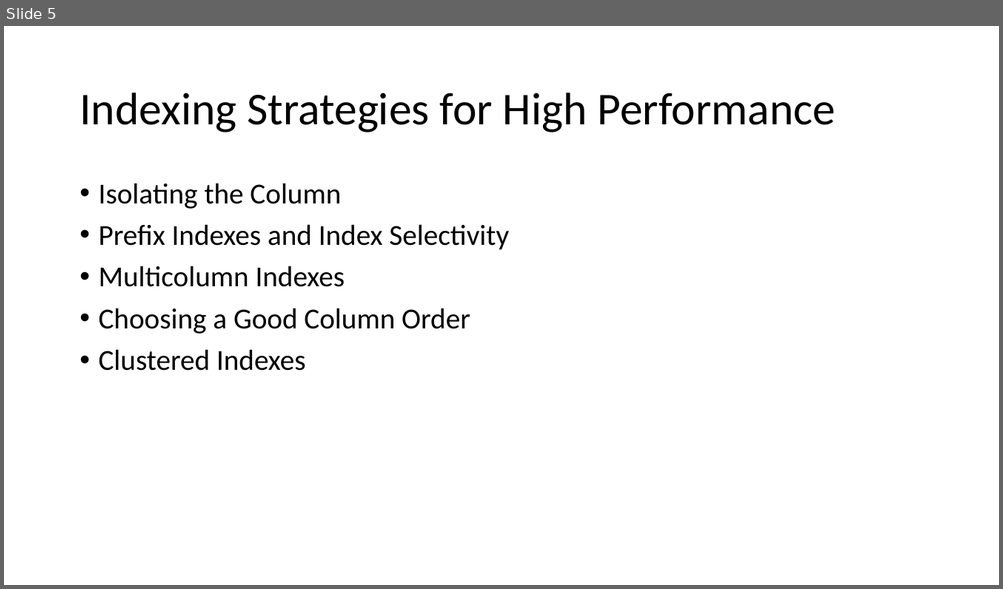
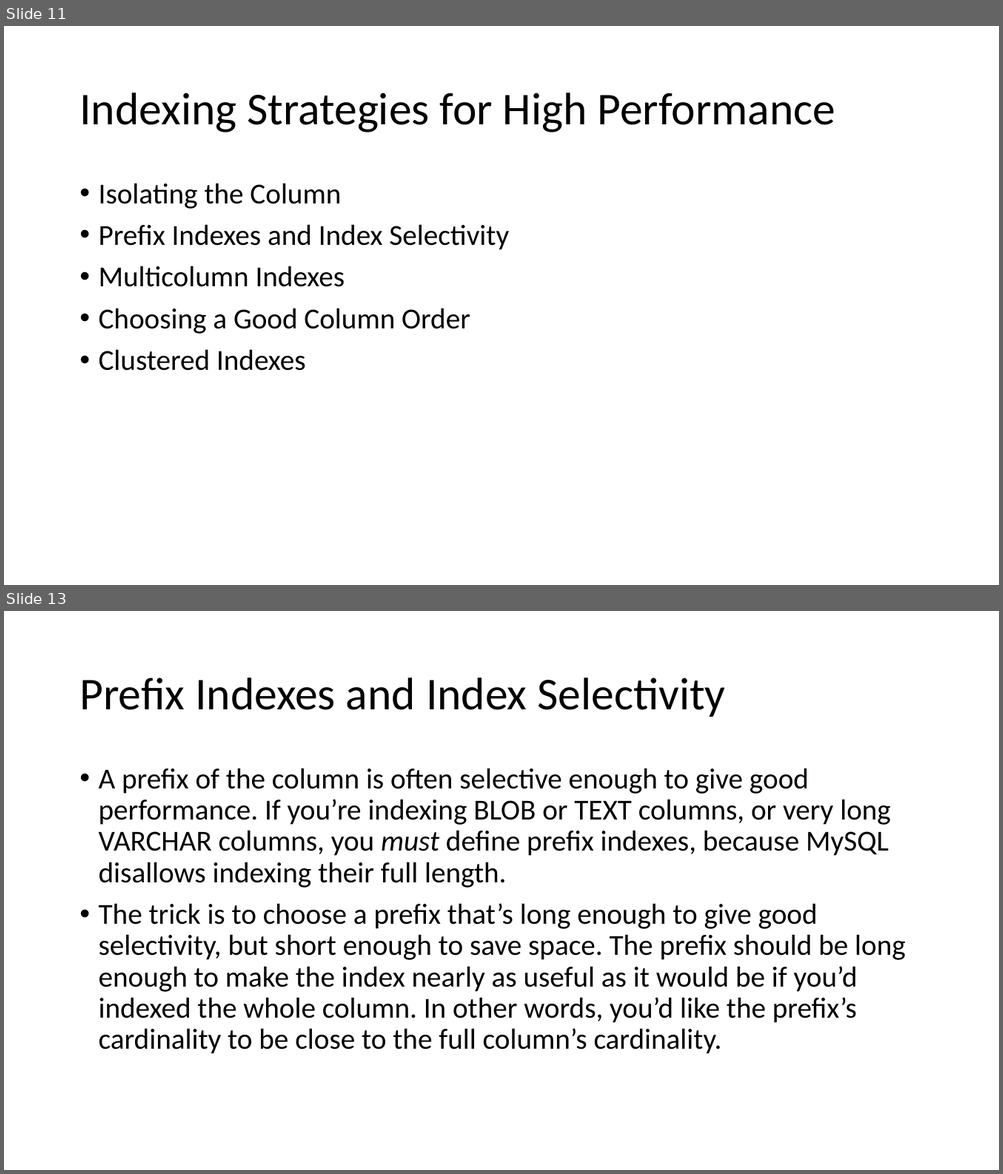
Before and after one commit to virh/case-study, a slide deck: vitess/MySQL Index & Orchestrator.pptx. Shown one above the other, each under a label of ours: slide 5 before the commit, slides 11 and 13 after it; the slides between them are not shown. The pictures are 1003x589 and 1003x1174 pixels, drawn with LibreOffice and Linux fonts; fonts in the diff are those of the drawing. Boxes give left, top, right and bottom in pixels: in the first picture for what was removed or moved away, otherwise in the second. Text is boxed around its words. In the diff, an @@ line names an element or a change of style, - is before the commit and + after.

```diff
--- a/vitess/MySQL Index & Orchestrator.pptx
+++ b/vitess/MySQL Index & Orchestrator.pptx
@@ slide 13 added at box(4, 611, 999, 1170), background #FFFFFF @@
@@ title added at box(79, 678, 726, 717), 44 pt, text #000000 @@
+Prefix Indexes and Index Selectivity
@@ text added at box(99, 768, 905, 1054), 28 pt, text #000000 @@
+• A prefix of the column is often selective enough to give good performance. If you’re indexing BLOB or TEXT columns, or very long VARCHAR columns, you must define prefix indexes, because MySQL disallows indexing their full length.
+• The trick is to choose a prefix that’s long enough to give good selectivity, but short enough to save space. The prefix should be long enough to make the index nearly as useful as it would be if you’d indexed the whole column. In other words, you’d like the prefix’s cardinality to be close to the full column’s cardinality.
@@ what was slide 5 is now slide 11 @@
```
Also in this commit, not shown: 1 slide changed, 11 other slides added.
